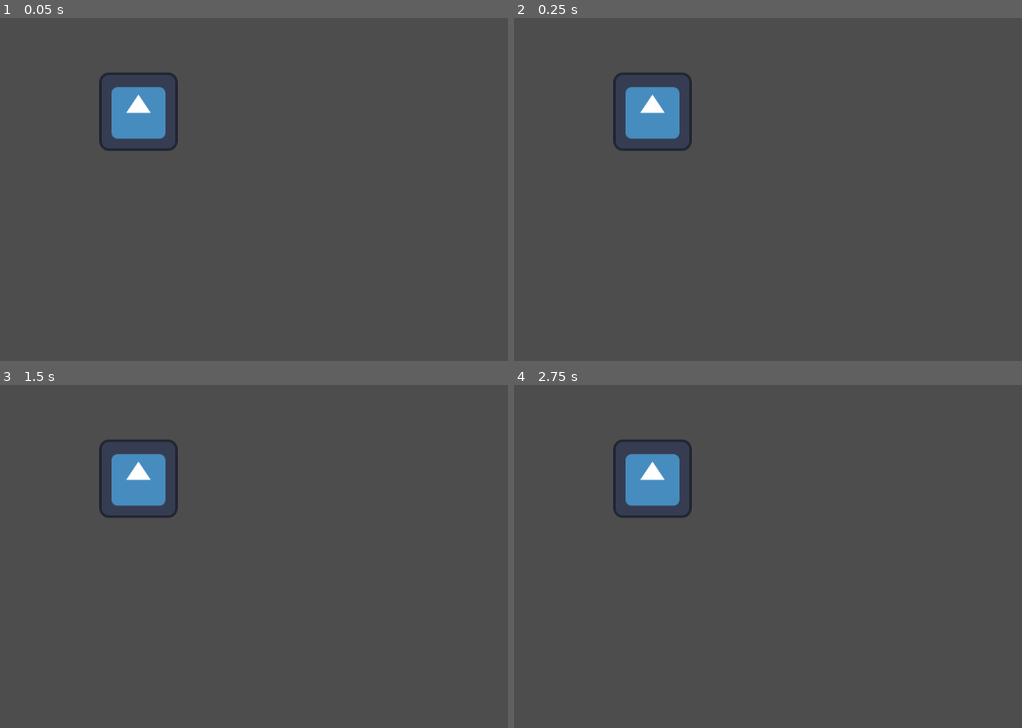
Above: before the commit, frames 1-4 (two rows, left to right).
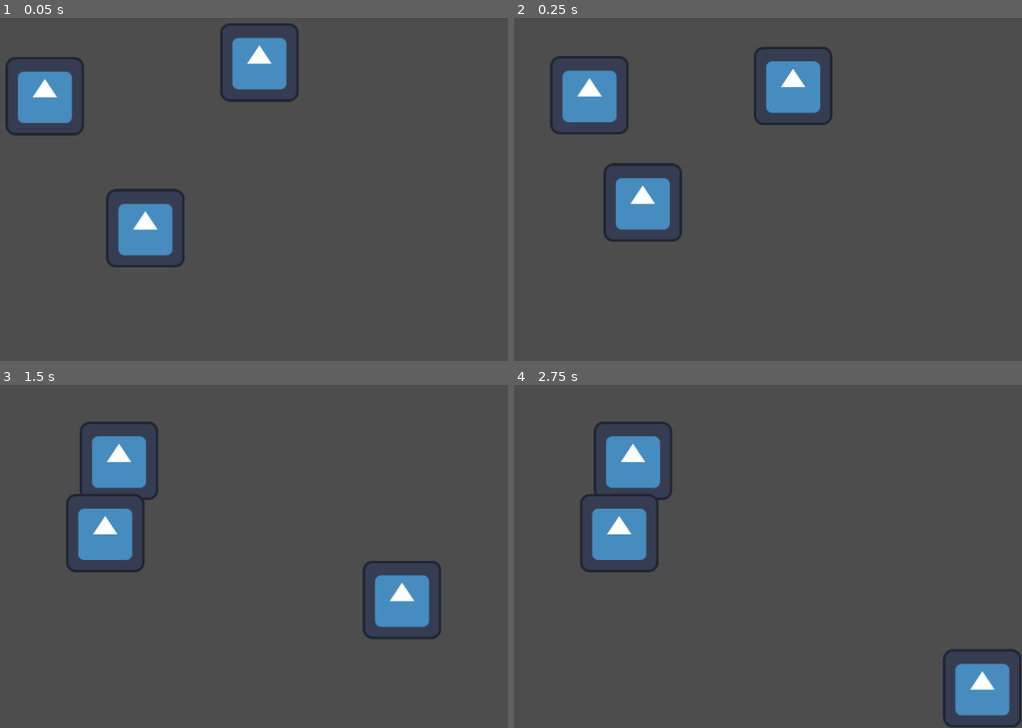
Above: after the commit, the same moments.

Repository: Gr0minet/GGJ2024
Game: Godot game, scene res://src/main/test.tscn
Same seed, same stepped clock (60 frames per second), same inputs: the game is played once before the commit and once after it. Before the commit the project starts from res://src/main/game.tscn. The engine's default icon, where the game draws it, is replaced by a stand-in: a white triangle on a blue panel in a dark square.
Inputs:
- Up to frame 1 (0.05 s): no input
- Up to frame 2 (0.25 s): no input
- Up to frame 3 (1.5 s): no input
- Up to frame 4 (2.75 s): no input

The runs differ from the first frame. In frame 1, 8.4% of the frame differs, in the area x 1-59%, y 1-73%; in frame 2, 8.1%; in frame 3, 6.6%; in frame 4, 6.6%.
Error before the commit: Invalid call. Nonexistent function 'physics_process' in base 'Nil'. (res://src/utils/state_machine/state_machine.gd:27)
Error after the commit: Parse Error: Identifier "_wandering_time" not declared in the current scope. (res://src/pnj/states/idle.gd:18)

Commit message:
Ajout des pnj (avec états basiques)

Diff:
--- a/project.godot
+++ b/project.godot
@@ -11,7 +11,7 @@
 [application]
 
 config/name="ggj2024"
-run/main_scene="res://src/main/game.tscn"
+run/main_scene="res://src/main/test.tscn"
 config/features=PackedStringArray("4.2", "Forward Plus")
 config/icon="res://assets/icon.svg"
 
--- a/src/main/game.tscn
+++ /dev/null
@@ -1,8 +0,0 @@
-[gd_scene load_steps=2 format=3 uid="uid://c14u2wv7ttnvt"]
-
-[ext_resource type="PackedScene" uid="uid://cuwkrkhbps5yh" path="res://src/pnj/pnj.tscn" id="1_bkux6"]
-
-[node name="Game" type="Node2D"]
-
-[node name="Pnj" parent="." instance=ExtResource("1_bkux6")]
-position = Vector2(550, 241)
--- /dev/null
+++ b/src/main/test.tscn
@@ -0,0 +1,52 @@
+[gd_scene load_steps=3 format=3 uid="uid://c14u2wv7ttnvt"]
+
+[ext_resource type="PackedScene" uid="uid://cuwkrkhbps5yh" path="res://src/pnj/pnj.tscn" id="1_agmjb"]
+
+[sub_resource type="RectangleShape2D" id="RectangleShape2D_ti22v"]
+size = Vector2(1158, 21)
+
+[node name="Game" type="Node2D"]
+y_sort_enabled = true
+
+[node name="Pnj" parent="." instance=ExtResource("1_agmjb")]
+position = Vector2(385, 216)
+
+[node name="Pnj2" parent="." instance=ExtResource("1_agmjb")]
+position = Vector2(739, 151)
+
+[node name="Pnj3" parent="." instance=ExtResource("1_agmjb")]
+position = Vector2(568, 442)
+
+[node name="Bords" type="Node2D" parent="."]
+
+[node name="Area2D" type="StaticBody2D" parent="Bords"]
+collision_mask = 0
+
+[node name="CollisionShape2D" type="CollisionShape2D" parent="Bords/Area2D"]
+position = Vector2(554, -12)
+shape = SubResource("RectangleShape2D_ti22v")
+
+[node name="Area2D2" type="StaticBody2D" parent="Bords"]
+position = Vector2(0, 20)
+collision_mask = 0
+
+[node name="CollisionShape2D" type="CollisionShape2D" parent="Bords/Area2D2"]
+position = Vector2(580, 639)
+shape = SubResource("RectangleShape2D_ti22v")
+
+[node name="Area2D3" type="StaticBody2D" parent="Bords"]
+collision_mask = 0
+
+[node name="CollisionShape2D" type="CollisionShape2D" parent="Bords/Area2D3"]
+position = Vector2(-11, 236)
+rotation = 1.5708
+shape = SubResource("RectangleShape2D_ti22v")
+
+[node name="Area2D4" type="StaticBody2D" parent="Bords"]
+position = Vector2(20, 0)
+collision_mask = 0
+
+[node name="CollisionShape2D" type="CollisionShape2D" parent="Bords/Area2D4"]
+position = Vector2(1143, 410)
+rotation = 1.5708
+shape = SubResource("RectangleShape2D_ti22v")
--- a/src/pnj/pnj.gd
+++ b/src/pnj/pnj.gd
@@ -2,3 +2,27 @@
 class_name PNJ
 
 @onready var skin := $Sprite2D
+@onready var raycasts := $RayCasts
+@onready var state_machine := $StateMachine
+@onready var pnj_detector := $PnjDetector
+
+func raycast_collide(target_position: Vector2) -> bool:
+	for raycast: RayCast2D in raycasts.get_children():
+		raycast.target_position = target_position
+		raycast.force_raycast_update()
+		if raycast.is_colliding():
+			return true
+	return false
+
+func _start_chatting() -> void:
+	pnj_detector.set_deferred("monitorable", false)
+	pnj_detector.set_deferred("monitoring", false)
+	state_machine.transition_to("Chatting")
+
+func _stop_chatting() -> void:
+	pnj_detector.set_deferred("monitorable", true)
+	pnj_detector.set_deferred("monitoring", true)
+
+func _on_pnj_detector_area_entered(area):
+	if area != self:
+		_start_chatting()
--- a/src/pnj/pnj.tscn
+++ b/src/pnj/pnj.tscn
@@ -1,36 +1,78 @@
-[gd_scene load_steps=6 format=3 uid="uid://cuwkrkhbps5yh"]
+[gd_scene load_steps=10 format=3 uid="uid://cuwkrkhbps5yh"]
 
 [ext_resource type="Script" path="res://src/pnj/pnj.gd" id="1_j0mti"]
 [ext_resource type="Texture2D" uid="uid://capq3o1cr84al" path="res://assets/icon.svg" id="2_3lu8u"]
 [ext_resource type="Script" path="res://src/utils/state_machine/state_machine.gd" id="3_k886y"]
-[ext_resource type="Script" path="res://src/pnj/pnj_state.gd" id="4_ullyf"]
+[ext_resource type="Script" path="res://src/pnj/states/idle.gd" id="4_eccfn"]
+[ext_resource type="Script" path="res://src/pnj/states/laughing.gd" id="5_3ed7v"]
+[ext_resource type="Script" path="res://src/pnj/states/wandering.gd" id="6_k3ktf"]
+[ext_resource type="Script" path="res://src/pnj/states/chatting.gd" id="7_phmu4"]
 
-[sub_resource type="CapsuleShape2D" id="CapsuleShape2D_8f081"]
-radius = 20.0
-height = 100.0
+[sub_resource type="RectangleShape2D" id="RectangleShape2D_gehh8"]
+size = Vector2(130, 130)
+
+[sub_resource type="CapsuleShape2D" id="CapsuleShape2D_82vvv"]
+radius = 60.0
+height = 150.0
 
 [node name="Pnj" type="CharacterBody2D"]
+collision_layer = 4
+motion_mode = 1
+slide_on_ceiling = false
+wall_min_slide_angle = 0.0
 script = ExtResource("1_j0mti")
 
 [node name="Sprite2D" type="Sprite2D" parent="."]
 texture = ExtResource("2_3lu8u")
 
 [node name="CollisionShape2D" type="CollisionShape2D" parent="."]
+rotation = 1.5708
+shape = SubResource("RectangleShape2D_gehh8")
+
+[node name="PnjDetector" type="Area2D" parent="."]
+collision_layer = 16
+collision_mask = 16
+
+[node name="CollisionShape2D" type="CollisionShape2D" parent="PnjDetector"]
 position = Vector2(0, 60)
 rotation = 1.5708
-shape = SubResource("CapsuleShape2D_8f081")
+shape = SubResource("CapsuleShape2D_82vvv")
 
-[node name="StateMachine" type="Node" parent="."]
+[node name="RayCasts" type="Node2D" parent="."]
+
+[node name="RayCast2D" type="RayCast2D" parent="RayCasts"]
+position = Vector2(0, 64)
+target_position = Vector2(0, 100)
+
+[node name="RayCast2D2" type="RayCast2D" parent="RayCasts"]
+position = Vector2(-64, 0)
+target_position = Vector2(0, 100)
+
+[node name="RayCast2D3" type="RayCast2D" parent="RayCasts"]
+position = Vector2(64, 0)
+target_position = Vector2(0, 100)
+
+[node name="RayCast2D4" type="RayCast2D" parent="RayCasts"]
+position = Vector2(-1, -61)
+target_position = Vector2(0, 100)
+
+[node name="StateMachine" type="Node" parent="." node_paths=PackedStringArray("state")]
 script = ExtResource("3_k886y")
+state = NodePath("Wandering")
 
 [node name="Idle" type="Node" parent="StateMachine"]
-script = ExtResource("4_ullyf")
+script = ExtResource("4_eccfn")
+min_wait = null
+max_wait = null
 
 [node name="Laughing" type="Node" parent="StateMachine"]
-script = ExtResource("4_ullyf")
+script = ExtResource("5_3ed7v")
 
 [node name="Wandering" type="Node" parent="StateMachine"]
-script = ExtResource("4_ullyf")
+script = ExtResource("6_k3ktf")
 
 [node name="Chatting" type="Node" parent="StateMachine"]
-script = ExtResource("4_ullyf")
+script = ExtResource("7_phmu4")
+
+[connection signal="area_entered" from="PnjDetector" to="." method="_on_pnj_detector_area_entered"]
+[connection signal="body_entered" from="PnjDetector" to="." method="_on_pnj_detector_body_entered"]
--- /dev/null
+++ b/src/pnj/states/chatting.gd
@@ -0,0 +1,7 @@
+extends PNJState
+
+@export var min_wait := 2.0
+@export var max_wait := 10.0
+
+func enter(msg: = {}) -> void:
+	print(owner.name, " chatting")
--- /dev/null
+++ b/src/pnj/states/idle.gd
@@ -0,0 +1,25 @@
+extends PNJState
+
+@export var min_wait := 1.0
+@export var max_wait := 2.0
+
+@onready var _timer := Timer.new()
+
+var _idling_time := 0.0
+
+func _ready():
+	super()
+	_timer.timeout.connect(_idling_finished)
+	add_child(_timer)
+
+func enter(msg: = {}) -> void:
+	print(owner.name, " idling")
+	_idling_time = randf_range(min_wait, max_wait)
+	_timer.start(_wandering_time)
+
+func exit(msg: = {}) -> void:
+	if not _timer.is_stopped():
+		_timer.stop()
+
+func _idling_finished() -> void:
+	_state_machine.transition_to("Wandering")
--- /dev/null
+++ b/src/pnj/states/laughing.gd
@@ -0,0 +1 @@
+extends PNJState
--- /dev/null
+++ b/src/pnj/states/wandering.gd
@@ -0,0 +1,37 @@
+extends PNJState
+
+@export var min_wait := 1.0
+@export var max_wait := 2.0
+@export var speed := 250.0
+
+@onready var _timer := Timer.new()
+
+var _wandering_time := 0.0
+var _direction := Vector2.ZERO
+
+func _ready():
+	super()
+	_timer.timeout.connect(_wandering_finished)
+	add_child(_timer)
+
+func enter(msg: = {}) -> void:
+	print(owner.name, " wandering")
+	_wandering_time = randf_range(min_wait, max_wait)
+
+	_direction = Vector2(randf_range(-1, 1), randf_range(-1, 1)).normalized()
+	var target_position = speed * _direction * _wandering_time
+	while owner.raycast_collide(target_position):
+		_direction = Vector2(randf_range(-1, 1), randf_range(-1, 1)).normalized()
+		target_position = speed * _direction * _wandering_time
+	pnj.velocity = _direction * speed
+	_timer.start(_wandering_time)
+
+func exit(msg: = {}) -> void:
+	if not _timer.is_stopped():
+		_timer.stop()
+
+func physics_process(delta: float) -> void:
+	pnj.move_and_slide()
+
+func _wandering_finished() -> void:
+	_state_machine.transition_to("Idle")
--- a/src/utils/constants.gd
+++ b/src/utils/constants.gd
@@ -1 +1,3 @@
 extends Node
+
+const RAYCAST_RANGE = 300.0
Renamed: src/pnj/pnj_state.gd -> src/pnj/states/pnj_state.gd
